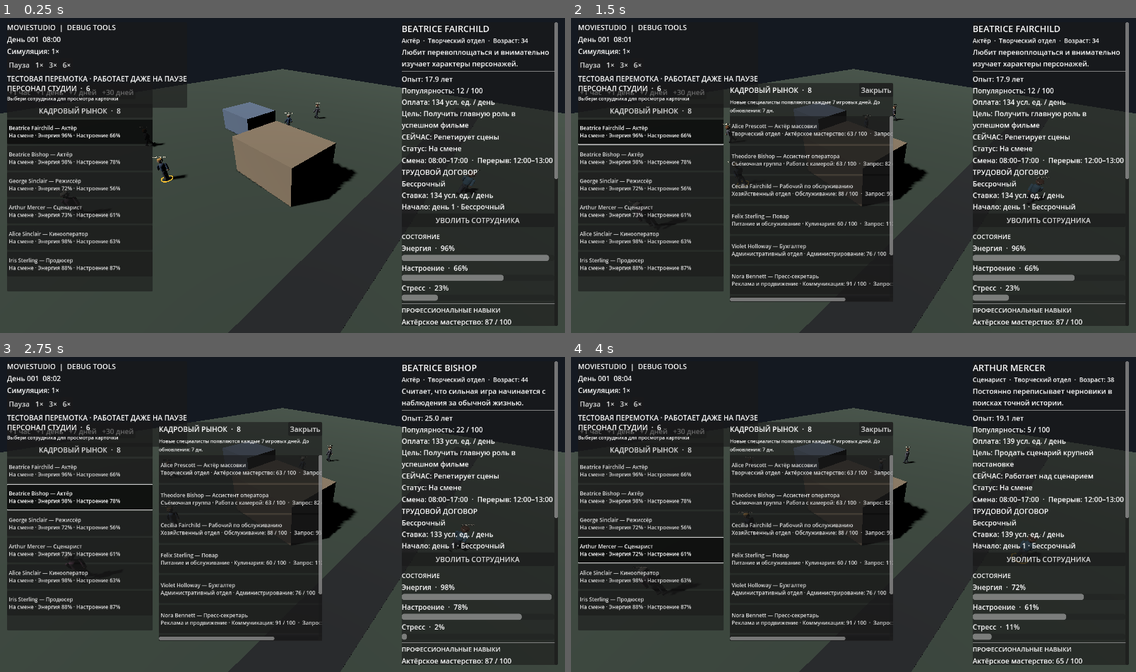
Above: before the commit, frames 1-4 (two rows, left to right).
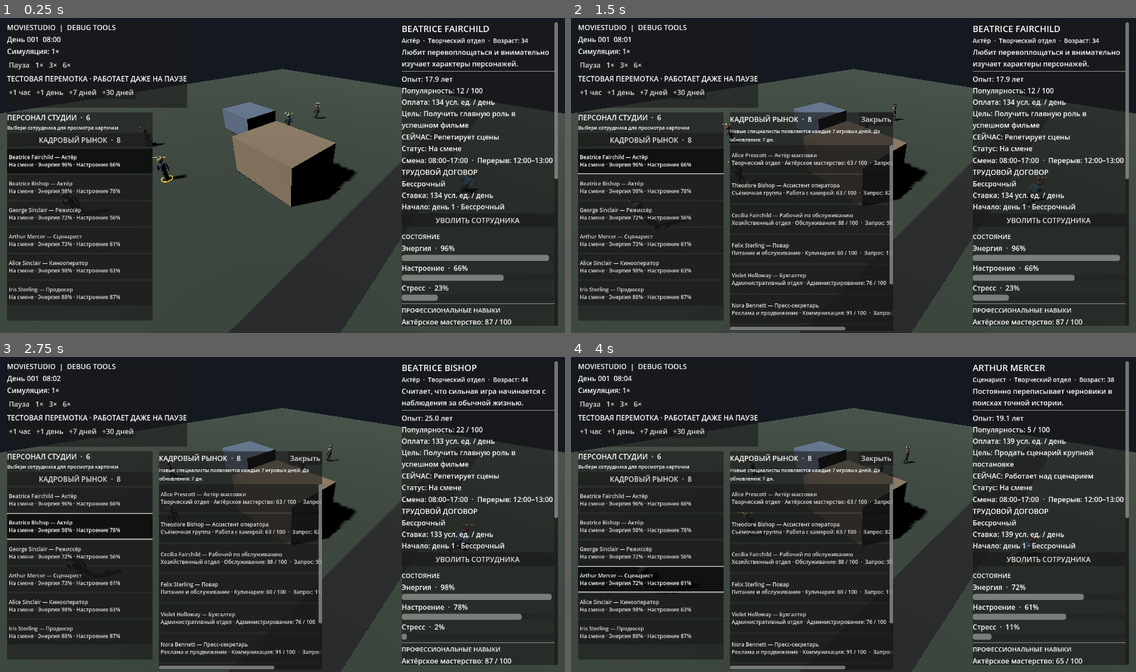
Above: after the commit, the same moments.

Repository: Teft3lb/MovieStudio
Game: Godot game, scene res://scenes/main.tscn
The game is run twice, just before and just after one commit, with the same random seed, the same clock (stepped at 60 frames per second) and the same inputs.
Inputs:
- Up to frame 1 (0.25 s): no input
- Up to frame 2 (1.5 s): click "КАДРОВЫЙ РЫНОК · 8" at 0.5 s; click "Beatrice Fairchild — Актёр На…" at 1.25 s
- Up to frame 3 (2.75 s): click "Beatrice Bishop — Актёр На см…" at 2 s
- Up to frame 4 (4 s): click "George Sinclair — Режиссёр На…" at 2.75 s; click "Arthur Mercer — Сценарист На …" at 3.5 s

The runs differ from the first frame. In frame 1, 6.9% of the frame differs, in the area x 1-27%, y 21-96%; in frame 2, 15%, in the area x 1-57%, y 20-100%; in frame 3, 14%; in frame 4, 14%.

Commit message:
ui: prevent staff panels overlapping expanded debug time controls

Diff:
--- a/scripts/presentation/characters/character_manager.gd
+++ b/scripts/presentation/characters/character_manager.gd
@@ -227,7 +227,7 @@
 
 	var panel := PanelContainer.new()
 	panel.name = "EmployeeRosterPanel"
-	panel.position = Vector2(16.0, 154.0)
+	panel.position = Vector2(16.0, 220.0)
 	panel.custom_minimum_size = Vector2(330.0, 0.0)
 	canvas.add_child(panel)
 
@@ -290,7 +290,7 @@
 
 	_market_panel = PanelContainer.new()
 	_market_panel.name = "EmployeeMarketPanel"
-	_market_panel.position = Vector2(360.0, 154.0)
+	_market_panel.position = Vector2(360.0, 220.0)
 	_market_panel.custom_minimum_size = Vector2(370.0, 0.0)
 	_market_panel.visible = false
 	canvas.add_child(_market_panel)
